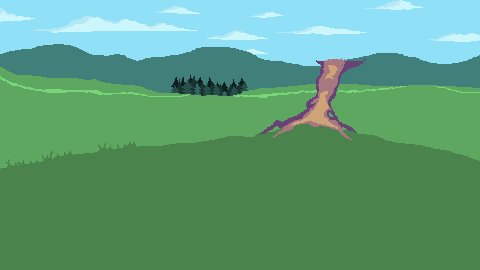
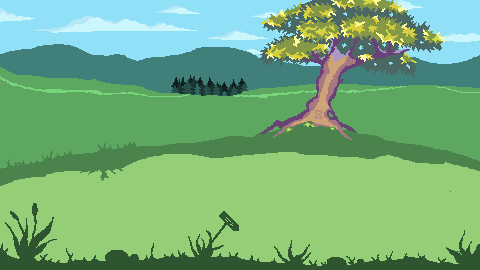
Comparing the layer stacks of the two (480, 270) images. Changes:
added layer "Ebene 2" above "betterleafes" over (x1=0, y1=203, x2=480, y2=270)
added layer "betterleafes" above "tree" over (x1=261, y1=0, x2=446, y2=69)
painted on "tree" over (x1=284, y1=29, x2=448, y2=164)
added layer "leafes" above "Ebene 3" over (x1=260, y1=0, x2=445, y2=78)
added layer "Ebene 3" above "treelevel" over (x1=0, y1=152, x2=480, y2=270)
painted on "treelevel" over (x1=118, y1=123, x2=347, y2=268)
painted on "clouds" over (x1=280, y1=0, x2=313, y2=14)
painted on "sky" over (x1=123, y1=36, x2=399, y2=182)
